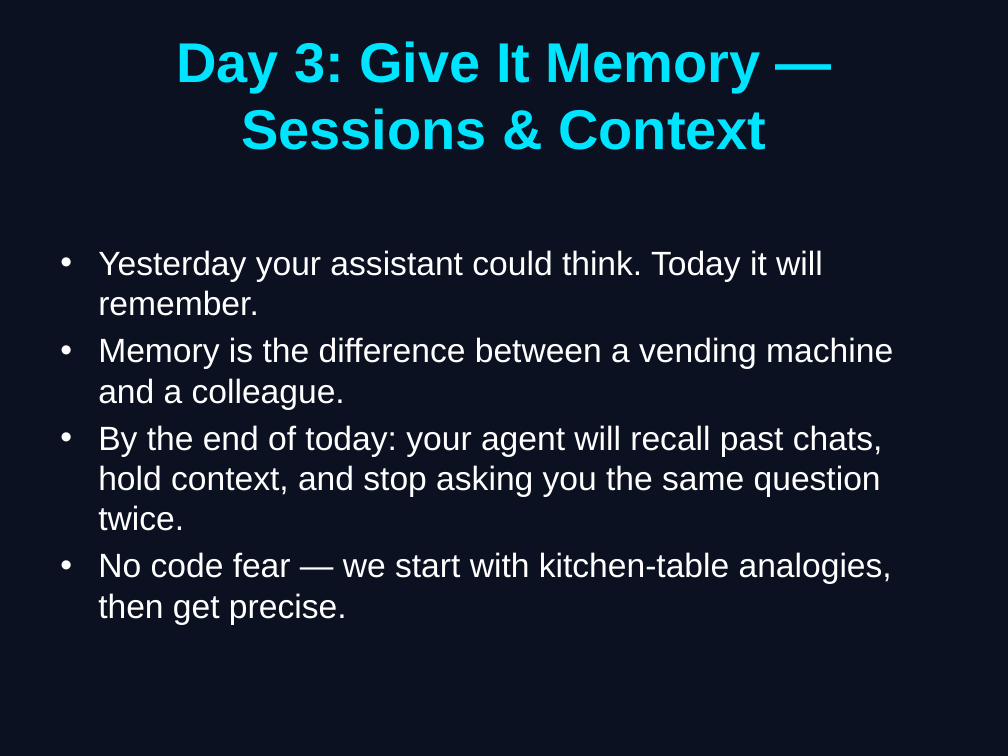
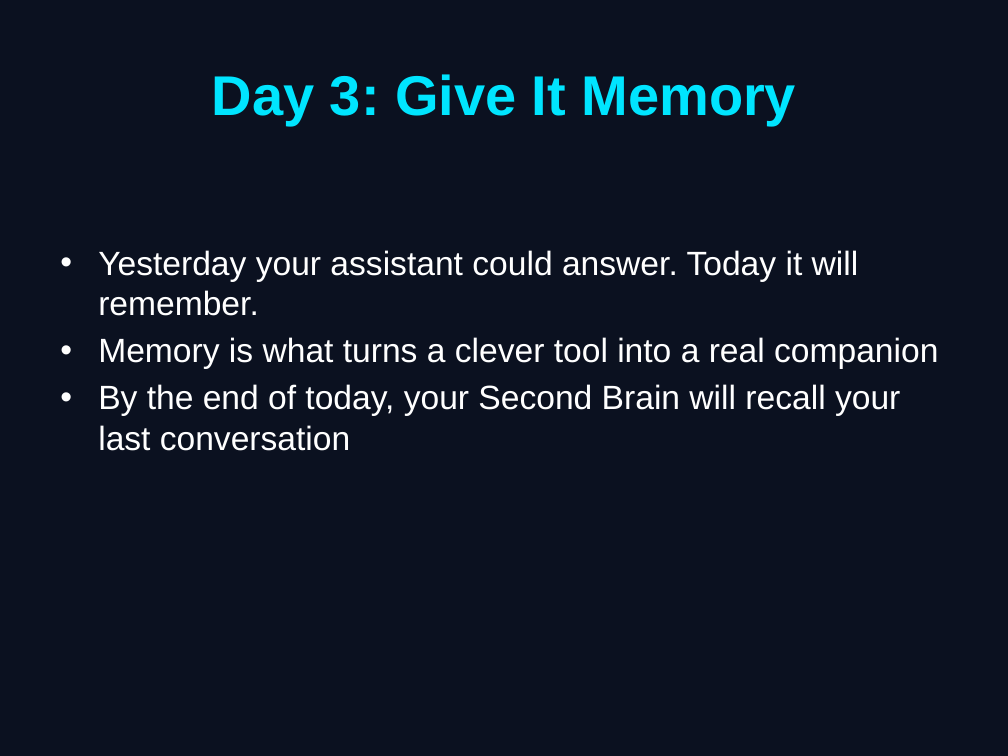
Before and after one commit to INTeniola/agentic-courses, a slide deck: slide 2 of ai-beginner-bootcamp-outline/day_3/Day_3_Slides.pptx. Drawn at 1008x756 pixels with LibreOffice and Linux fonts; fonts in the diff are those of the drawing. Boxes give left, top, right and bottom in pixels: in the first picture for what was removed or moved away, otherwise in the second. Text is boxed around its words. In the diff, an @@ line names an element or a change of style, - is before the commit and + after.

```diff
--- a/ai-beginner-bootcamp-outline/day_3/Day_3_Slides.pptx
+++ b/ai-beginner-bootcamp-outline/day_3/Day_3_Slides.pptx
@@ title at [212, 74, 797, 125]: text changed @@
-Day 3: Give It Memory — Sessions & Context
+Day 3: Give It Memory
@@ text at [98, 250, 938, 451]: text changed @@
-• Yesterday your assistant could think. Today it will remember.
-• Memory is the difference between a vending machine and a colleague.
-• By the end of today: your agent will recall past chats, hold context, and stop asking you the same question twice.
-• No code fear — we start with kitchen-table analogies, then get precise.
+• Yesterday your assistant could answer. Today it will remember.
+• Memory is what turns a clever tool into a real companion
+• By the end of today, your Second Brain will recall your last conversation
```
Also in this commit, not shown: 5 other slides changed, 2 slides added, 2 slides removed, 35 other files.
